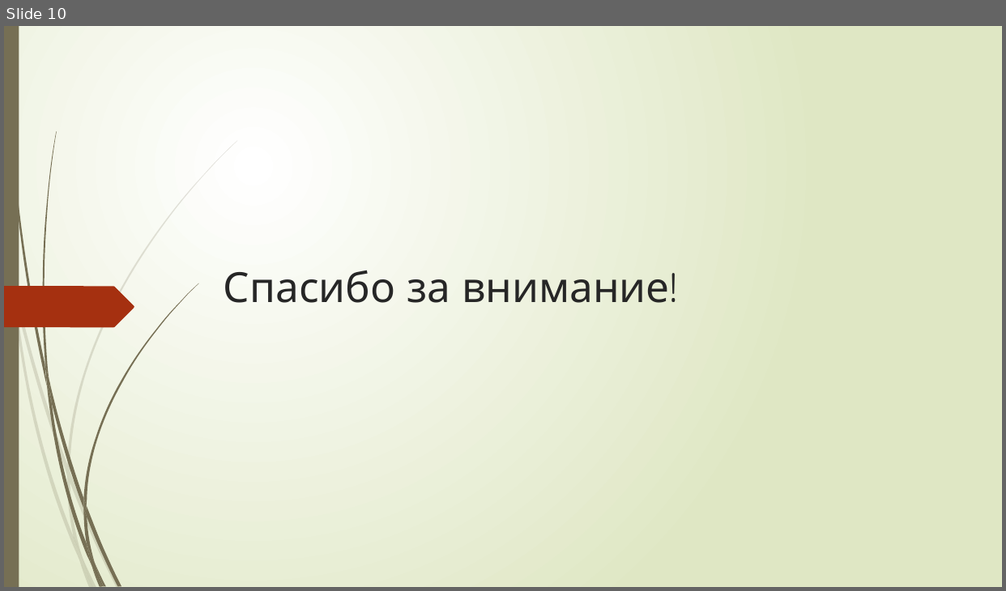
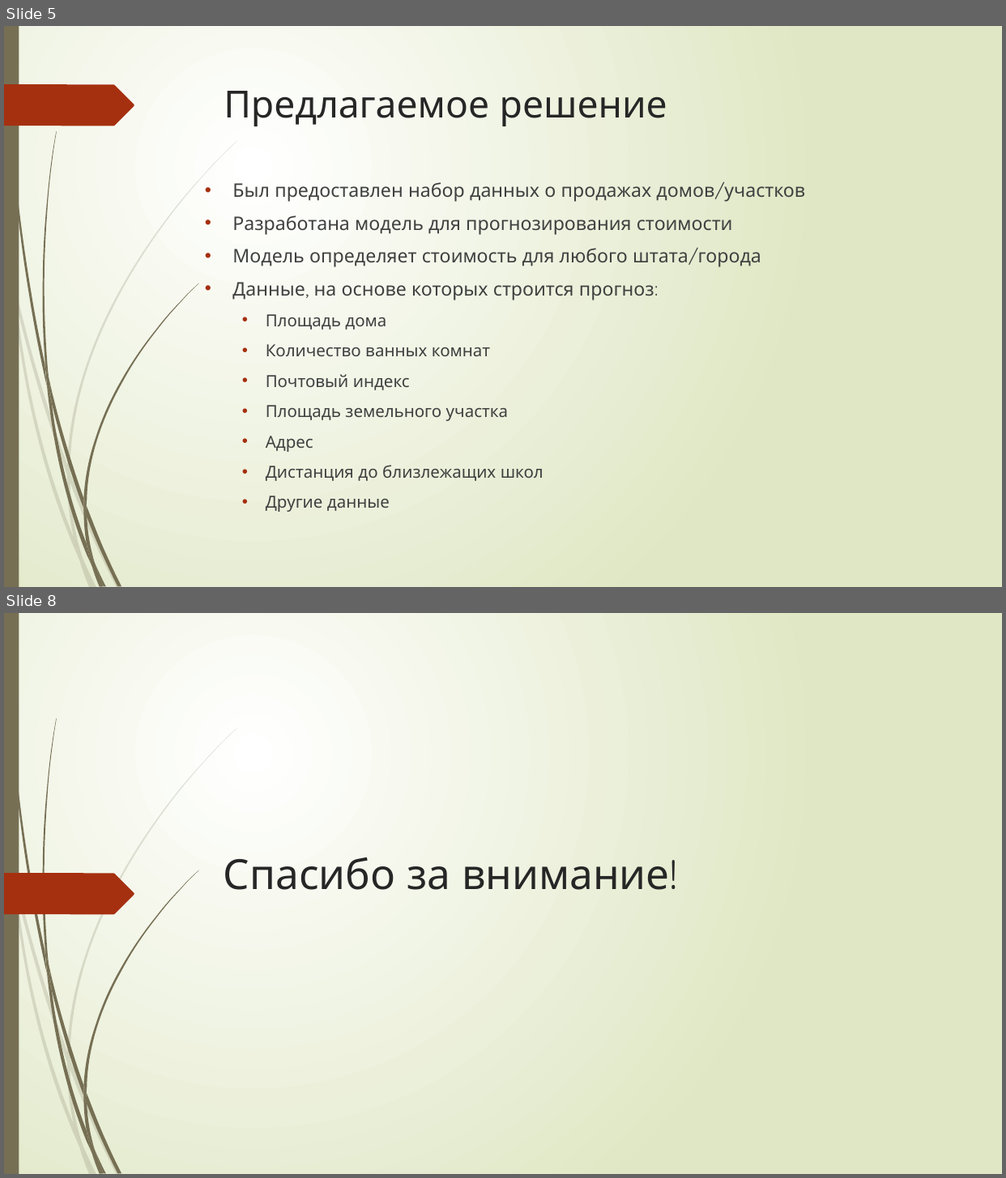
Before and after one commit to tashikk/SF_final_work, a slide deck: Прогнозирование стоимости дома.pptx. Shown one above the other, each under a label of ours: slide 10 before the commit, slides 5 and 8 after it; the slides between them are not shown. The pictures are 1006x591 and 1006x1178 pixels, drawn with LibreOffice and Linux fonts; fonts in the diff are those of the drawing. Boxes give left, top, right and bottom in pixels: in the first picture for what was removed or moved away, otherwise in the second. Text is boxed around its words. In the diff, an @@ line names an element or a change of style, - is before the commit and + after.

```diff
--- a/Прогнозирование стоимости дома.pptx
+++ b/Прогнозирование стоимости дома.pptx
@@ slide 5 added at (4, 26, 1002, 587), background gradient #FFFFFF to #DFE8C4; not listed: 23 template elements that a slide beside it also shows @@
@@ freeform shape added at (4, 84, 134, 126), fill #A53010 @@
@@ title added at (224, 91, 667, 126), 36 pt, text #262626 @@
+Предлагаемое решение
@@ text added at (232, 182, 805, 512), 18 pt, text #404040 @@
+• Был предоставлен набор данных о продажах домов/участков
+• Разработана модель для прогнозирования стоимости
+• Модель определяет стоимость для любого штата/города
+• Данные, на основе которых строится прогноз:
+  • Площадь дома
+  • Количество ванных комнат
+  • Почтовый индекс
+  • Площадь земельного участка
+  • Адрес
+  • Дистанция до близлежащих школ
+  • Другие данные
@@ what was slide 10 is now slide 8 @@
```
Also in this commit, not shown: 2 slides changed, 4 other slides added, 7 slides removed.
